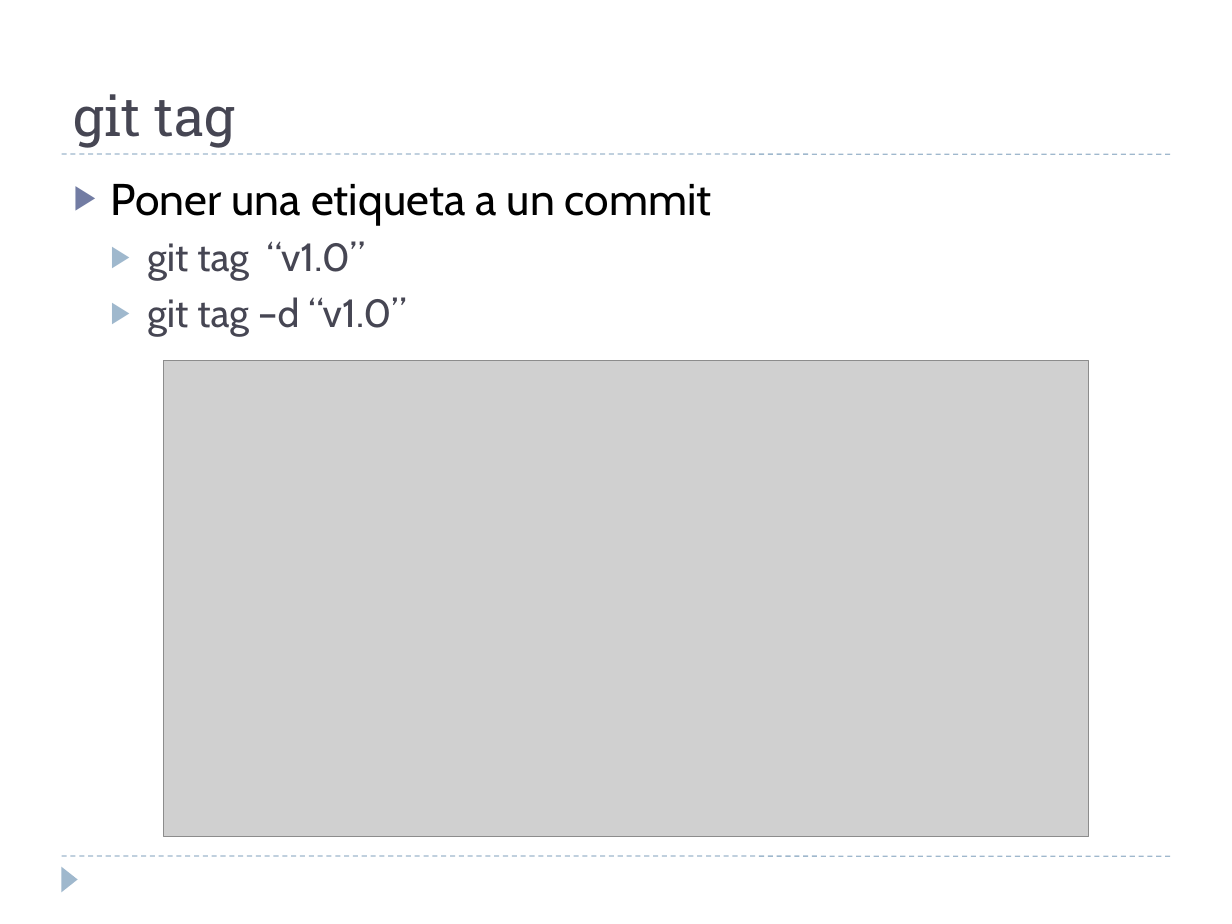
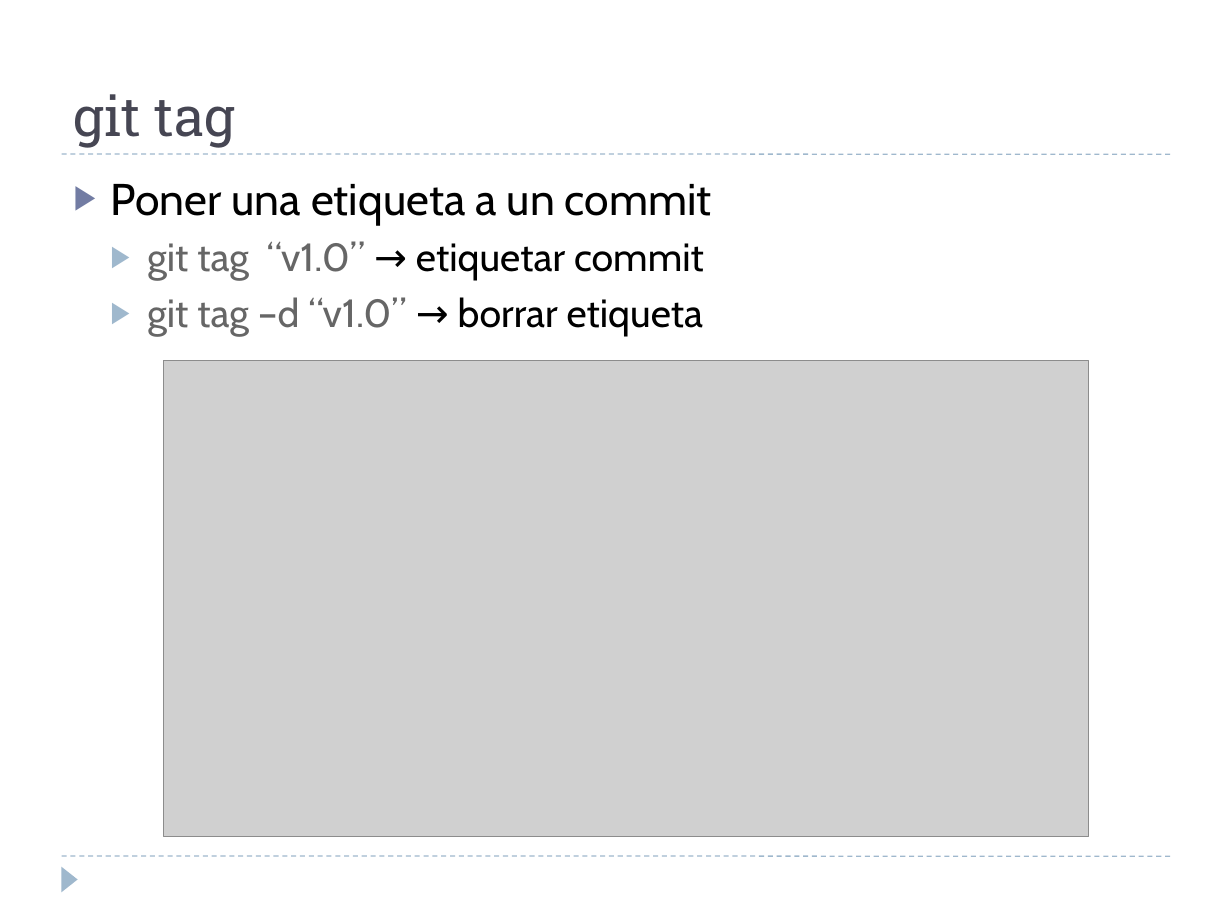
Before and after one commit to martina-if/curso_git, a slide deck: slide 56 of GIT.ppt (slide 55 before the commit). Drawn at 1232x924 pixels with LibreOffice and Linux fonts; fonts in the diff are those of the drawing; grey boxes stand for pictures. Boxes give left, top, right and bottom in pixels: in the first picture for what was removed or moved away, otherwise in the second. Text is boxed around its words. In the diff, an @@ line names an element or a change of style, - is before the commit and + after.

```diff
--- a/GIT.ppt
+++ b/GIT.ppt
@@ text at [147, 241, 704, 337]: text changed; text colour #464653 to #000000 @@
-  ▶ git tag “v1.0”
-  ▶ git tag –d “v1.0”
+  ▶ git tag “v1.0” → etiquetar commit
+  ▶ git tag –d “v1.0” → borrar etiqueta
```
Also in this commit, not shown: 4 other slides changed, 3 slides added, 3 slides removed.
